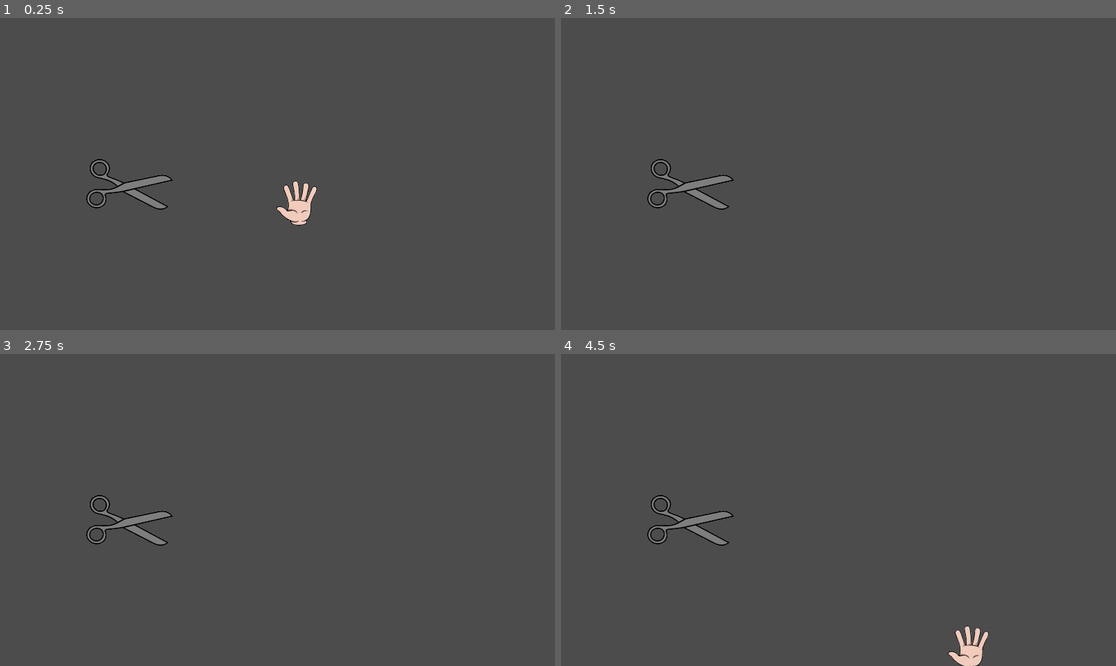
Above: before the commit, frames 1-4 (two rows, left to right).
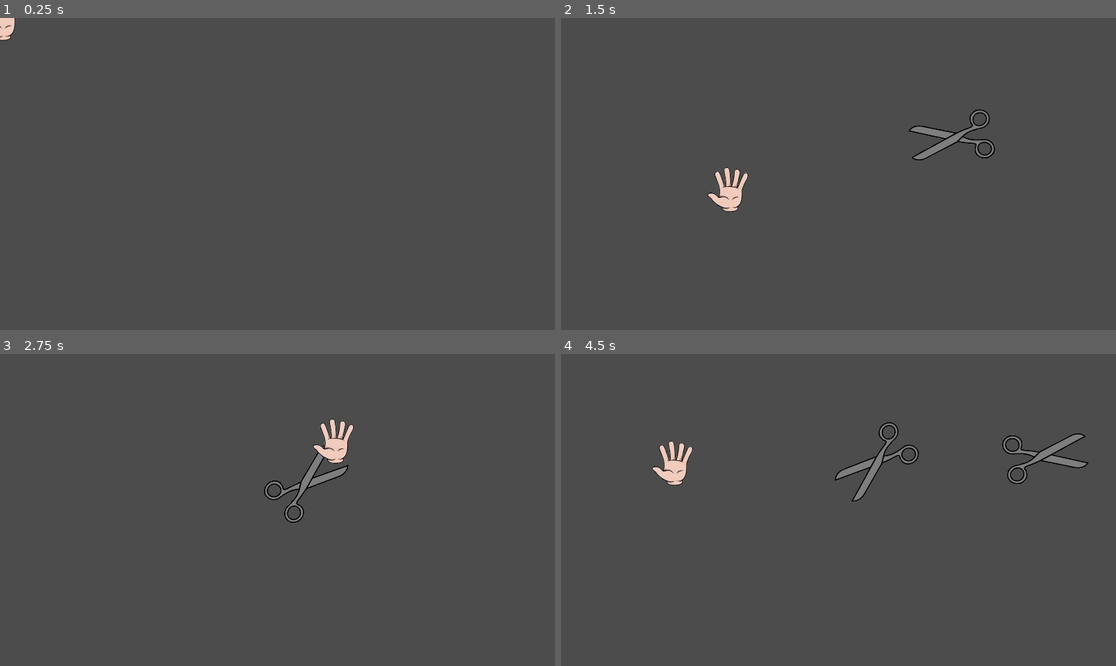
Above: after the commit, the same moments.

Repository: christo4/GDTKJam2019
Game: Godot game, scene res://Scissors Game.tscn
The game is run twice, just before and just after one commit, with the same random seed, the same clock (stepped at 60 frames per second) and the same inputs. This scene is started directly instead of the project's main scene.
Inputs (mouse positions are in pixels of both pictures, inside the frame that each line leads up to):
- Up to frame 1 (0.25 s): no input
- Up to frame 2 (1.5 s): tap Enter at 0.5 s; move the mouse to (960, 158) at 0.52 s; move the mouse to (727, 189) at 1.27 s
- Up to frame 3 (2.75 s): move the mouse to (333, 441) at 2.02 s
- Up to frame 4 (4.5 s): move the mouse to (810, 572) at 2.77 s; move the mouse to (1005, 556) at 3.52 s; move the mouse to (672, 463) at 4.27 s

The runs differ from the first frame. In frame 1, 1.5% of the frame differs, in the area x 0-58%, y 0-67%; in frame 2, 2.0%; in frame 3, 2.0%; in frame 4, 3.3%, in the area x 15-96%, y 21-100%.

Commit message:
scissor game

Diff:
--- a/GDTK Game Jam 2019/Hand.gd
+++ b/GDTK Game Jam 2019/Hand.gd
@@ -3,15 +3,21 @@
 
 # Called when the node enters the scene tree for the first time.
 func _ready():
-	var scissorNode = get_parent().get_node("Scissor")
-	scissorNode.connect("area_entered", self, "hit_scissor")
-	Input.set_mouse_mode(Input.MOUSE_MODE_HIDDEN)  #hides the cursor
+
+	mouse_position = get_viewport().get_mouse_position();
+	Input.set_mouse_mode(Input.MOUSE_MODE_CONFINED)  #hides the cursor
+	Input.set_mouse_mode(Input.MOUSE_MODE_HIDDEN)
 
 
 func _process(delta):
 	mouse_position = get_viewport().get_mouse_position();
+	#print(str(mouse_position.x) + "," + str(mouse_position.y))
 	position = mouse_position
 
 
 func hit_scissor(object_collided):
-	print("Hit scissor")
+
+	if(object_collided.get_name() == "Hand"):
+		print("you lose")
+	else:
+		print("you good")
--- a/GDTK Game Jam 2019/Scissor.gd
+++ b/GDTK Game Jam 2019/Scissor.gd
@@ -1 +1,31 @@
 extends Area2D
+
+var forward = Vector2(1,0)
+var velocity_scale = 1.0
+var screen_width = 1920
+var screen_height = 1080
+
+
+func _ready():
+	#calculate the viewport size (should be based on the device instead)
+	screen_width = get_viewport().size.x
+	screen_height = get_viewport().size.y
+
+func _process(delta):
+	var parent = get_parent()
+	position += (velocity_scale * forward)
+
+	if(bounds_check()):
+		parent.remove_child(self)
+
+
+
+#retuns true if the scissor is out of the screen's bounds
+func bounds_check():
+	var x = position.x
+	var y = position.y
+
+	if( x > screen_width or x < 0 or y < 0 or y > screen_height):
+		return true
+	else:
+		return false
--- /dev/null
+++ b/GDTK Game Jam 2019/Scissor.tscn
@@ -0,0 +1,17 @@
+[gd_scene load_steps=4 format=2]
+
+[ext_resource path="res://Scissor.gd" type="Script" id=1]
+[ext_resource path="res://scissor1.png" type="Texture" id=2]
+
+[sub_resource type="RectangleShape2D" id=1]
+extents = Vector2( 128, 64 )
+
+[node name="Scissor" type="Area2D"]
+z_index = -1
+script = ExtResource( 1 )
+
+[node name="Sprite" type="Sprite" parent="."]
+texture = ExtResource( 2 )
+
+[node name="CollisionShape2D" type="CollisionShape2D" parent="."]
+shape = SubResource( 1 )
--- /dev/null
+++ b/GDTK Game Jam 2019/Scissors Game.gd
@@ -0,0 +1,63 @@
+extends Node
+
+var scissorImport
+var x_off = 0
+var y_off = 0
+var seconds_since_spawn
+var rng = RandomNumberGenerator.new()
+const screen_middle = Vector2(960, 540)
+const default_forward = Vector2(1,0)
+const spawn_frequency = 1.0
+
+#dictionay which holds the random locations for the scissor spawning
+var random_coords = {
+	0: Vector2(480,0),
+	1: Vector2(1440,0),
+	2: Vector2(1910,0),
+	3: Vector2(0,270),
+	4: Vector2(0,810),
+	5: Vector2(0,1070),
+	6: Vector2(480,1070),
+	7: Vector2(1440,1070),
+	8: Vector2(1910,810),
+	9: Vector2(1910,270)}
+
+
+# Called when the node enters the scene tree for the first time.
+func _ready():
+	rng.randomize()
+	seconds_since_spawn = 0
+	scissorImport = load("res://Scissor.tscn")
+	#spawn_scissor(Vector2(x_off, y_off), true)
+
+func spawn_scissor(vector_location,init):
+	var newScissor = scissorImport.instance()
+	newScissor.position = vector_location
+
+	var spawn_to_middle = screen_middle - vector_location
+	var theta = acos(default_forward.dot(spawn_to_middle) / (spawn_to_middle.length()*default_forward.length()))
+	var cross_product = default_forward.cross(spawn_to_middle)
+
+	newScissor.forward = spawn_to_middle.normalized()
+	newScissor.velocity_scale = 20.0
+
+	if(cross_product <= 0.0):
+		theta = -theta
+	newScissor.rotation = theta
+
+	if(init):
+		get_parent().call_deferred("add_child",newScissor)
+	else:
+		get_parent().add_child(newScissor)
+	newScissor.connect("area_entered", get_node("Hand"), "hit_scissor")
+
+func get_random_spawn():
+	var spawn_key = rng.randi_range(0,9)
+	return random_coords[spawn_key]
+
+func _process(delta):
+	if(seconds_since_spawn > spawn_frequency):
+		spawn_scissor(get_random_spawn(),false)
+		seconds_since_spawn = 0
+	else:
+		seconds_since_spawn += delta
--- a/GDTK Game Jam 2019/Scissors Game.tscn
+++ b/GDTK Game Jam 2019/Scissors Game.tscn
@@ -1,36 +1,20 @@
-[gd_scene load_steps=6 format=2]
+[gd_scene load_steps=5 format=2]
 
-[ext_resource path="res://Hand.gd" type="Script" id=1]
-[ext_resource path="res://handsprite1.png" type="Texture" id=2]
-[ext_resource path="res://scissor1.png" type="Texture" id=3]
+[ext_resource path="res://Scissors Game.gd" type="Script" id=1]
+[ext_resource path="res://Hand.gd" type="Script" id=2]
+[ext_resource path="res://handsprite1.png" type="Texture" id=3]
 
 [sub_resource type="CircleShape2D" id=1]
 radius = 30.0
 
-[sub_resource type="RectangleShape2D" id=2]
-extents = Vector2( 128, 64 )
-
-[node name="Scissors Game" type="Node"]
+[node name="Scissor Game" type="Node"]
+script = ExtResource( 1 )
 
 [node name="Hand" type="Area2D" parent="."]
-script = ExtResource( 1 )
+script = ExtResource( 2 )
 
 [node name="CollisionShape2D" type="CollisionShape2D" parent="Hand"]
 shape = SubResource( 1 )
 
 [node name="Player" type="Sprite" parent="Hand"]
-position = Vector2( 1024, 640 )
-texture = ExtResource( 2 )
-
-[node name="Scissor" type="Area2D" parent="."]
-position = Vector2( 448, 576 )
-z_index = -1
-__meta__ = {
-"_edit_group_": true
-}
-
-[node name="CollisionShape2D" type="CollisionShape2D" parent="Scissor"]
-shape = SubResource( 2 )
-
-[node name="Sprite" type="Sprite" parent="Scissor"]
 texture = ExtResource( 3 )
